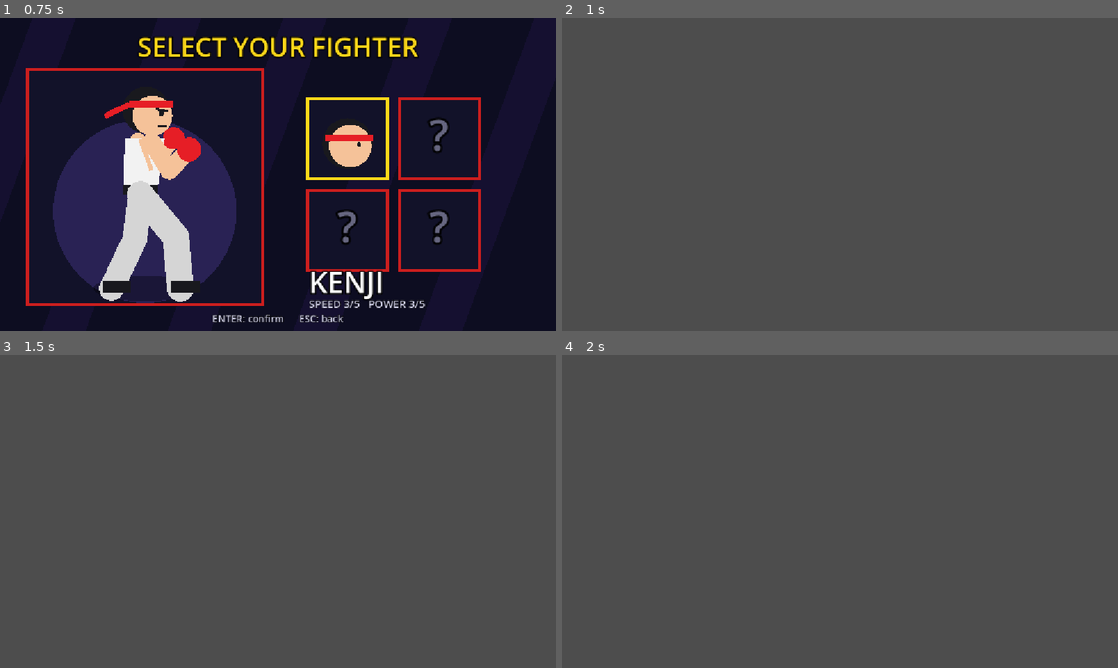
Above: before the commit, frames 1-4 (two rows, left to right).
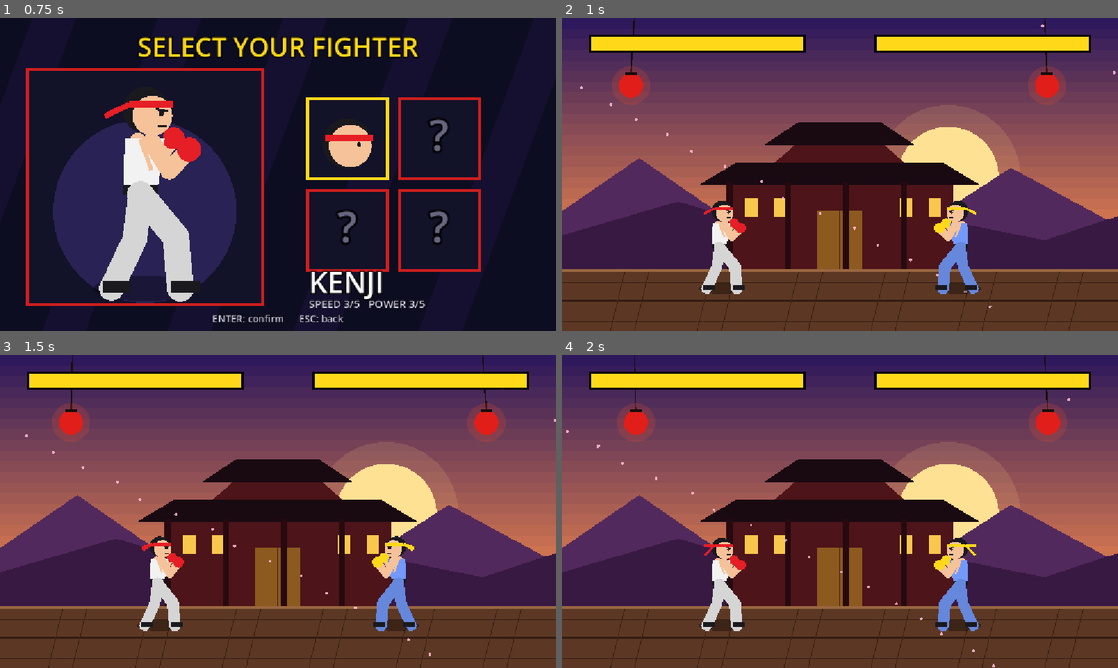
Above: after the commit, the same moments.

Repository: yamikanashimi47-ui/Street-Brawl-Gamez
Game: Godot game, scene res://scenes/main_menu.tscn
The game is run twice, just before and just after one commit, with the same random seed, the same clock (stepped at 60 frames per second) and the same inputs.
Inputs:
- Up to frame 1 (0.75 s): tap Enter at 0.5 s; hold D from 0.53 s (still down); hold Enter from 0.53 s (still down)
- Up to frame 2 (1 s): keep holding D; keep holding Enter; tap Space at 0.77 s; tap Keypad Enter at 0.8 s
- Up to frame 3 (1.5 s): tap Space at 1.07 s; release D at 1.28 s; release Enter at 1.28 s; hold Down from 1.28 s (still down); tap Keypad Enter at 1.35 s
- Up to frame 4 (2 s): keep holding Down; tap Space at 1.52, 1.82 s; tap K at 1.55 s

Frame 1 is identical in both runs. In frame 2, 97% of the frame differs, in the area x 0-100%, y 0-100%; in frame 3, 97%; in frame 4, 97%.
Error before the commit: Parse Error: Function "hasattr()" not found in base self. (res://scripts/fight.gd:197)
Error after the commit: Invalid access to property or key 'char_name' on a base object of type 'Node2D (fighter.gd)'. (res://scripts/fight.gd:194)

Commit message:
Allow up/down navigation through combo list and highlight selected combo

Diff:
--- a/street_brawler/street_brawler/scripts/fight.gd
+++ b/street_brawler/street_brawler/scripts/fight.gd
@@ -5,29 +5,31 @@
 var p1
 var p2
 var hud: Node2D
-var round_no = 1
-var wins = [0, 0]
-var timer = 99.0
-var phase = "intro"   # intro / fight / ko / matchend / cutscene
-var phase_t = 0.0
+var round_no: int = 1
+var wins: Array = [0, 0]
+var timer: float = 99.0
+var phase := "intro"   # intro / fight / ko / matchend / cutscene
+var phase_t: float = 0.0
 var sparks: Array = []
-var shake = 0.0
-var trail1 = 100.0
-var trail2 = 100.0
-var banner = ""
-var sub = ""
-var leaving = false
-var practice = false
-var cutscene_name = ""
+var shake: float = 0.0
+var trail1: float = 100.0
+var trail2: float = 100.0
+var banner: String = ""
+var sub: String = ""
+var leaving: bool = false
+var practice: bool = false
+var cutscene_name: String = ""
 var cutscene_source = null
 
+# combo list navigation state
+var combo_sel: int = 0
+
 func _ready() -> void:
-    var fighter_class = FighterScript
-    if Game.has("selected_fighter") and Game.selected_fighter == "ryu":
+    var fighter_class: Script = FighterScript
+    var selected_fighter_name = Game.get("selected_fighter")
+    if selected_fighter_name != null and str(selected_fighter_name) == "ryu":
         if FileAccess.file_exists("res://scripts/ryu.gd"):
             fighter_class = load("res://scripts/ryu.gd")
-        else:
-            fighter_class = FighterScript
     p1 = fighter_class.new()
     p2 = FighterScript.new()
     p1.pid = 1
@@ -38,11 +40,6 @@
     Game.paused = false
     p2.gi = Color(0.45, 0.6, 0.98)
     p2.band = Color(1.0, 0.85, 0.1)
-    if p1.has_method("char_name") == false and Game.has("selected_fighter") and Game.selected_fighter == "ryu":
-        # handled by ryu.gd if present; keep defaults otherwise
-        p1.char_name = "RYU"
-        p1.gi = Color(0.9, 0.22, 0.16)
-        p1.band = Color(0.95, 0.95, 0.8)
     p1.opp = p2
     p2.opp = p1
     add_child(p1)
@@ -66,6 +63,7 @@
     timer = 99.0
     phase = "intro"
     phase_t = 0.0
+    combo_sel = 0
     if practice:
         phase = "fight"
         p1.locked = false
@@ -91,7 +89,7 @@
     phase_t = 0.0
     p1.locked = true
     p2.locked = true
-    var w = 0
+    var w: int = 0
     if p1.hp > p2.hp:
         w = 1
     elif p2.hp > p1.hp:
@@ -137,7 +135,7 @@
         "cutscene":
             if phase_t > 1.5:
                 if cutscene_source != null and cutscene_source.opp != null and cutscene_source.opp.has_method("take_hit"):
-                    var dir = 1 if cutscene_source.opp.position.x < cutscene_source.position.x else -1
+                    var dir: int = 1 if cutscene_source.opp.position.x < cutscene_source.position.x else -1
                     cutscene_source.opp.take_hit(260, 1.2, dir, true)
                     cutscene_source.state = "win"
                 phase = "fight"
@@ -161,7 +159,7 @@
         var dx: float = p2.position.x - p1.position.x
         if absf(dx) < 56.0:
             var push: float = (56.0 - absf(dx)) * 0.5
-            var sgn = 1.0 if dx >= 0.0 else -1.0
+            var sgn := 1.0 if dx >= 0.0 else -1.0
             p1.position.x -= push * sgn
             p2.position.x += push * sgn
     trail1 = move_toward(trail1, float(p1.hp), 25.0 * delta)
@@ -177,9 +175,8 @@
 func _draw() -> void:
     Game.draw_stage(self, Time.get_ticks_msec() / 1000.0)
 
-# ---------- HUD ----------
 func _bar(x: float, from_right: bool, hp_now: float, hp_trail: float) -> void:
-    var w = 440.0
+    var w: float = 440.0
     hud.draw_rect(Rect2(x - 5, 35, w + 10, 38), Color(0, 0, 0, 0.9))
     hud.draw_rect(Rect2(x, 40, w, 28), Color(0.3, 0.04, 0.04))
     var tw: float = w * hp_trail / 100.0
@@ -194,22 +191,20 @@
 func _draw_hud() -> void:
     _bar(60.0, false, float(p1.hp), trail1)
     _bar(652.0, true, float(p2.hp), trail2)
-    Game.label(hud, _tag(1) + " " + (p1.char_name if (p1 and hasattr(p1, "char_name") and p1.char_name != "") else "KENJI"), Vector2(60, 108), 24, Color.WHITE, 440, true)
-    Game.label(hud, _tag(2) + " " + (p2.char_name if (p2 and hasattr(p2, "char_name") and p2.char_name != "") else "KENJI"), Vector2(652, 108), 24, Color.WHITE, 440, true)
+    Game.label(hud, _tag(1) + " " + (p1.char_name if p1 and p1.char_name != "" else "KENJI"), Vector2(60, 108), 24, Color.WHITE, 440, true)
+    Game.label(hud, _tag(2) + " " + (p2.char_name if p2 and p2.char_name != "" else "KENJI"), Vector2(652, 108), 24, Color.WHITE, 440, true)
     for i in (0 if practice else 2):
         hud.draw_circle(Vector2(75 + i * 24, 128), 8, Color(1, 0.85, 0.1) if wins[0] > i else Color(0.25, 0.25, 0.3))
         hud.draw_circle(Vector2(1077 - i * 24, 128), 8, Color(1, 0.85, 0.1) if wins[1] > i else Color(0.25, 0.25, 0.3))
     hud.draw_rect(Rect2(526, 32, 100, 66), Color(0, 0, 0, 0.9))
     Game.label(hud, "--" if practice else str(int(ceil(timer))), Vector2(526, 86), 48, Color.WHITE, 100, true)
-    # hit sparks
     for s in sparks:
         var k: float = s["t"] / 0.25
-        var col = Color(0.4, 0.7, 1.0) if s["b"] else Color(1.0, 0.9, 0.3)
+        var col := Color(0.4, 0.7, 1.0) if s["b"] else Color(1.0, 0.9, 0.3)
         for i in 8:
             var a: float = i * PI / 4.0 + 0.3
-            var d = Vector2(cos(a), sin(a))
+            var d := Vector2(cos(a), sin(a))
             hud.draw_line(s["pos"] + d * (8.0 + k * 20.0), s["pos"] + d * (22.0 + k * 40.0), col, 5.0 * (1.0 - k) + 1.0)
-    # banners
     match phase:
         "intro":
             if phase_t < 1.2:
@@ -225,7 +220,7 @@
             Game.ctext(hud, banner, 320, 140, Color(0.95, 0.15, 0.15))
             Game.ctext(hud, sub, 400, 52, Color.WHITE)
         "matchend":
-            var who = _tag(1) if wins[0] >= 2 else _tag(2)
+            var who: String = _tag(1) if wins[0] >= 2 else _tag(2)
             Game.ctext(hud, who + " WINS THE MATCH!", 300, 80, Color(1.0, 0.85, 0.1))
             if int(phase_t * 2.0) % 2 == 0:
                 Game.ctext(hud, "PRESS ENTER", 400, 40, Color.WHITE)
@@ -235,9 +230,15 @@
     if Game.paused:
         _draw_pause()
 
-# ---------- INPUT: pause + practice keys ----------
+const PAUSE_ITEMS := ["RESUME", "COMBO LIST", "RESTART", "QUIT TO MENU"]
+var pause_sel: int = 0
+var pause_page: String = "menu"
+var heal_t: float = 0.0
+var ko_t: float = 0.0
+var max_combo: int = 0
+
 func _input(e: InputEvent) -> void:
-    var ke = e as InputEventKey
+    var ke := e as InputEventKey
     if ke == null or not ke.pressed or ke.echo:
         return
     var k: int = ke.keycode
@@ -253,16 +254,16 @@
     elif practice and k == KEY_B:
         p2.dummy_block = not p2.dummy_block
 
-const PAUSE_ITEMS = ["RESUME", "COMBO LIST", "RESTART", "QUIT TO MENU"]
-var pause_sel = 0
-var pause_page = "menu"
-var heal_t = 0.0
-var ko_t = 0.0
-var max_combo = 0
-
 func _pause_input(k: int) -> void:
     var confirm: bool = k == KEY_ENTER or k == KEY_KP_ENTER or k == KEY_SPACE
+    # If user is on the combos page, allow Up/Down to move the selection
     if pause_page == "combos":
+        if k == KEY_UP or k == KEY_W:
+            combo_sel = max(combo_sel - 1, 0)
+            return
+        elif k == KEY_DOWN or k == KEY_S:
+            combo_sel = min(combo_sel + 1, max(0, Game.COMBOS.size() - 1))
+            return
         if confirm or k == KEY_ESCAPE:
             pause_page = "menu"
         return
@@ -278,6 +279,7 @@
                 Game.paused = false
             1:
                 pause_page = "combos"
+                combo_sel = 0
             2:
                 Game.paused = false
                 Game.goto("res://scenes/fight.tscn")
@@ -285,7 +287,6 @@
                 Game.paused = false
                 Game.goto("res://scenes/main_menu.tscn")
 
-# ---------- PRACTICE MODE ----------
 func _practice_reset() -> void:
     p1.reset_fighter(330.0, 1)
     p2.reset_fighter(822.0, -1)
@@ -319,7 +320,7 @@
     Game.ctext(hud, "R: reset    B: dummy block [%s]    ESC / P: pause + combo list" % ("ON" if p2.dummy_block else "OFF"), 630, 20, Color(0.95, 0.95, 0.95))
 
 func _draw_combos() -> void:
-    var fs = [p1, p2]
+    var fs := [p1, p2]
     for i in 2:
         var f = fs[i]
         if f.combo_show > 0.0 and f.combo_hits >= 2:
@@ -329,7 +330,6 @@
                 Game.label(hud, f.combo_name, Vector2(x, 312), 34, Color(1.0, 0.35, 0.2), 440, true)
             Game.label(hud, "%d DMG" % f.combo_dmg, Vector2(x, 346), 26, Color.WHITE, 440, true)
 
-# ---------- PAUSE MENU ----------
 func _draw_pause() -> void:
     hud.draw_rect(Rect2(0, 0, Game.W, Game.H), Color(0, 0, 0, 0.7))
     if pause_page == "menu":
@@ -344,7 +344,7 @@
         Game.ctext(hud, "W/S or Up/Down: move    ENTER: select    ESC: resume", 620, 20, Color(0.85, 0.85, 0.85))
     else:
         var header_name: String = "KENJI"
-        if p1 and hasattr(p1, "char_name") and p1.char_name != "":
+        if p1 and p1.char_name != "":
             header_name = str(p1.char_name)
         Game.ctext(hud, header_name + "  -  COMBO LIST", 100, 50, Color(1.0, 0.85, 0.1))
 
@@ -361,10 +361,17 @@
         var p2_punch_sym: String = "K"
         var p2_kick_sym: String = "L"
 
+        # draw combos and highlight the selected one
         for i in Game.COMBOS.size():
             var c: Dictionary = Game.COMBOS[i]
             var y: float = padding_top + i * entry_h
-            Game.label(hud, str(c["name"]), Vector2(120, y), 32, Color(1.0, 0.85, 0.1))
+            # highlight background for selected combo
+            if i == combo_sel:
+                hud.draw_rect(Rect2(100, y - 6, 852, entry_h - 10), Color(1, 1, 1, 0.04))
+                Game.label(hud, str(c["name"]), Vector2(120, y), 32, Color(1.0, 0.95, 0.5))
+            else:
+                Game.label(hud, str(c["name"]), Vector2(120, y), 32, Color(1.0, 0.85, 0.1))
+
             Game.label(hud, str(c["desc"]), Vector2(120, y + 26), 18, Color(0.8, 0.8, 0.9))
 
             var seq_names: Array = []
@@ -383,6 +390,6 @@
             Game.label(hud, "P1: %s      P2: %s" % [" ".join(p1_keys), " ".join(p2_keys)], Vector2(470, y + 26), 18, Color(0.8, 0.8, 0.9))
             Game.label(hud, "+%d DMG" % int(c["bonus"]), Vector2(900, y), 26, Color(1.0, 0.4, 0.3))
 
-        Game.ctext(hud, "HOW: land a hit, then press the next button right away - before the enemy recovers.", 530, 20, Color.WHITE)
+        Game.ctext(hud, "USE UP/DOWN to scroll combos. ENTER/ESC: back", 530, 20, Color.WHITE)
+        Game.ctext(hud, "HOW: land a hit, then press the next button right away - before the enemy recovers.", 530, 44, Color(0.9, 0.9, 0.9))
         Game.ctext(hud, "Blocked or missed attacks break the chain.   Max 4 hits.", 560, 20, Color(0.85, 0.85, 0.95))
-        Game.ctext(hud, "ESC / ENTER: back", 628, 20, Color(0.85, 0.85, 0.85))
